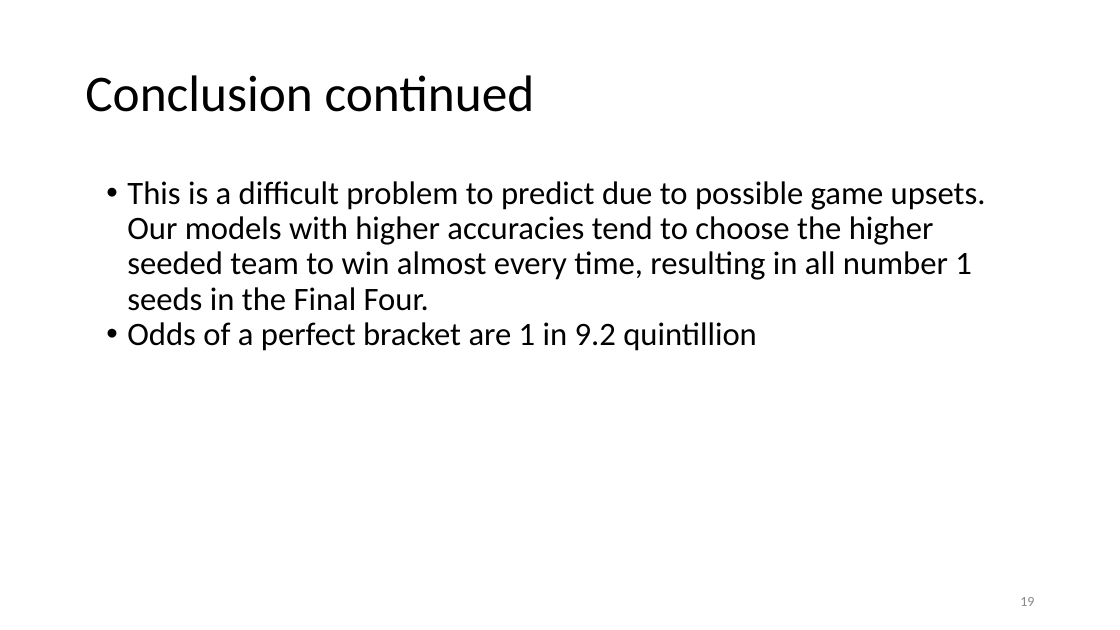
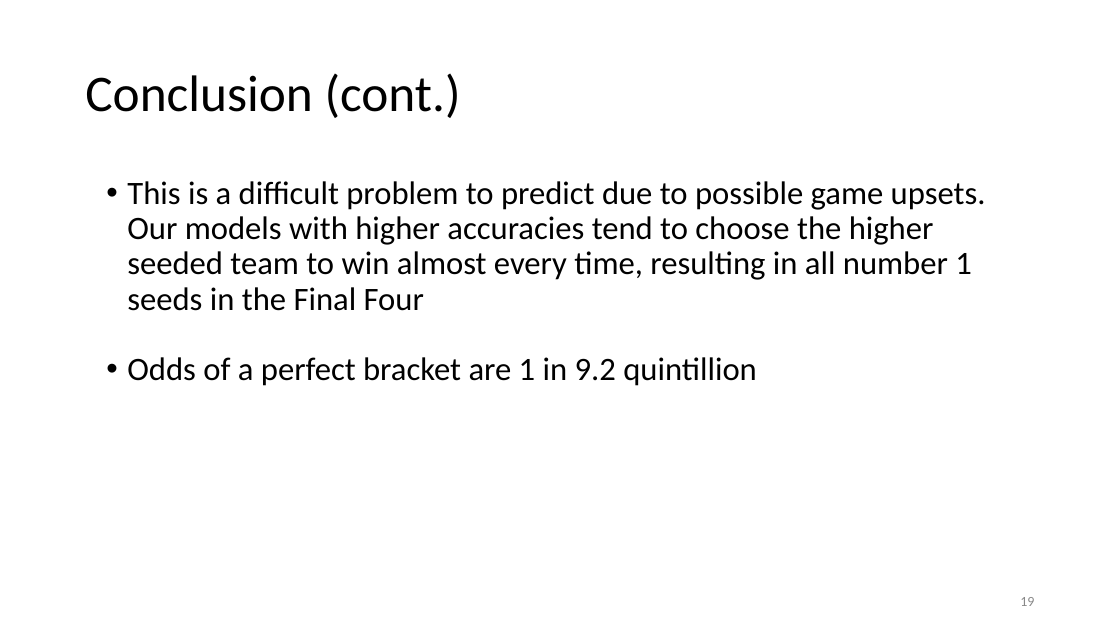
Before and after one commit to healykys/MarchMadnessProject, a slide deck: slide 19 of AIGroupPresentation.pptx. Drawn at 1120x630 pixels with LibreOffice and Linux fonts; fonts in the diff are those of the drawing. Boxes give left, top, right and bottom in pixels: in the first picture for what was removed or moved away, otherwise in the second. Text is boxed around its words. In the diff, an @@ line names an element or a change of style, - is before the commit and + after.

```diff
--- a/AIGroupPresentation.pptx
+++ b/AIGroupPresentation.pptx
@@ title at (85, 73, 461, 118): text changed @@
-Conclusion continued
+Conclusion (cont.)
@@ text at (127, 181, 986, 311): text changed @@
-• This is a difficult problem to predict due to possible game upsets. Our models with higher accuracies tend to choose the higher seeded team to win almost every time, resulting in all number 1 seeds in the Final Four.
+• This is a difficult problem to predict due to possible game upsets. Our models with higher accuracies tend to choose the higher seeded team to win almost every time, resulting in all number 1 seeds in the Final Four
```
Also in this commit, not shown: 10 other slides changed, 1 slide added.
